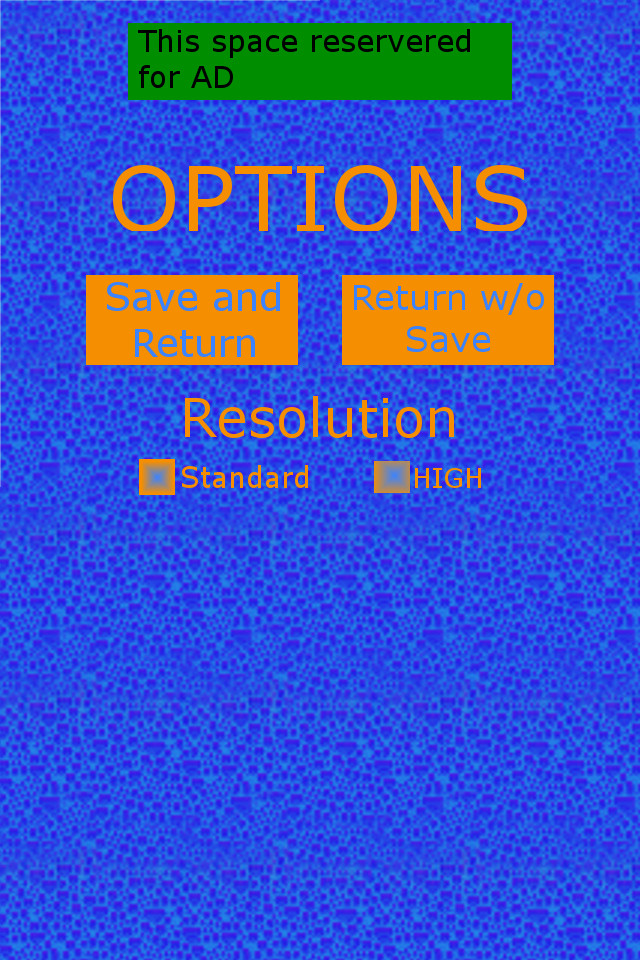
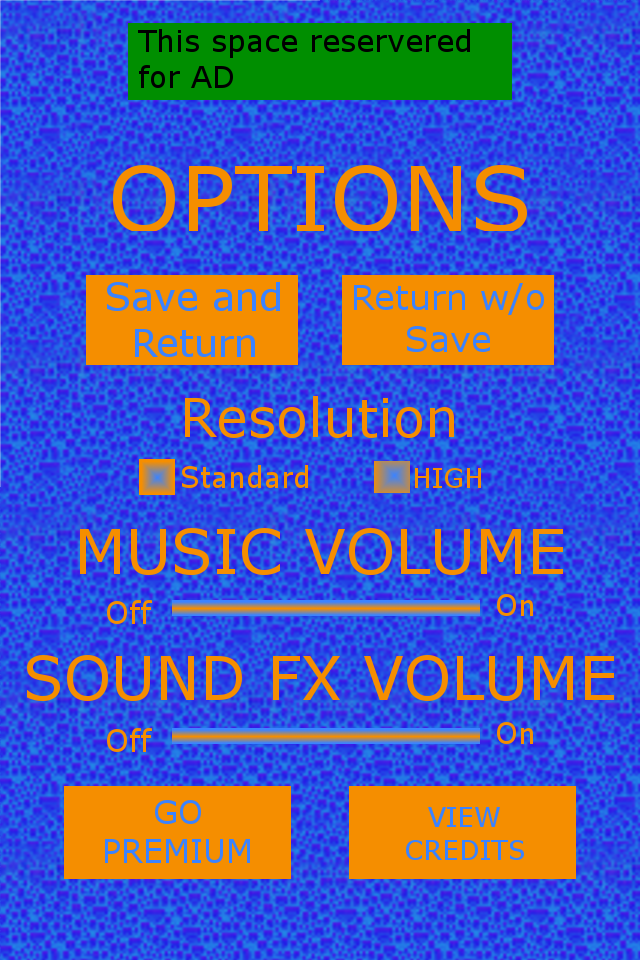
Two versions of the same layered image (640x960). Layer-by-layer changes:
added layer "VIEW CREDITS" above "premium/credits" over (x1=406, y1=807, x2=524, y2=860)
painted on "premium/credits" over (x1=64, y1=786, x2=576, y2=879)
painted on "sound effects" over (x1=27, y1=655, x2=614, y2=752)
painted on "music vol" over (x1=80, y1=528, x2=563, y2=624)
